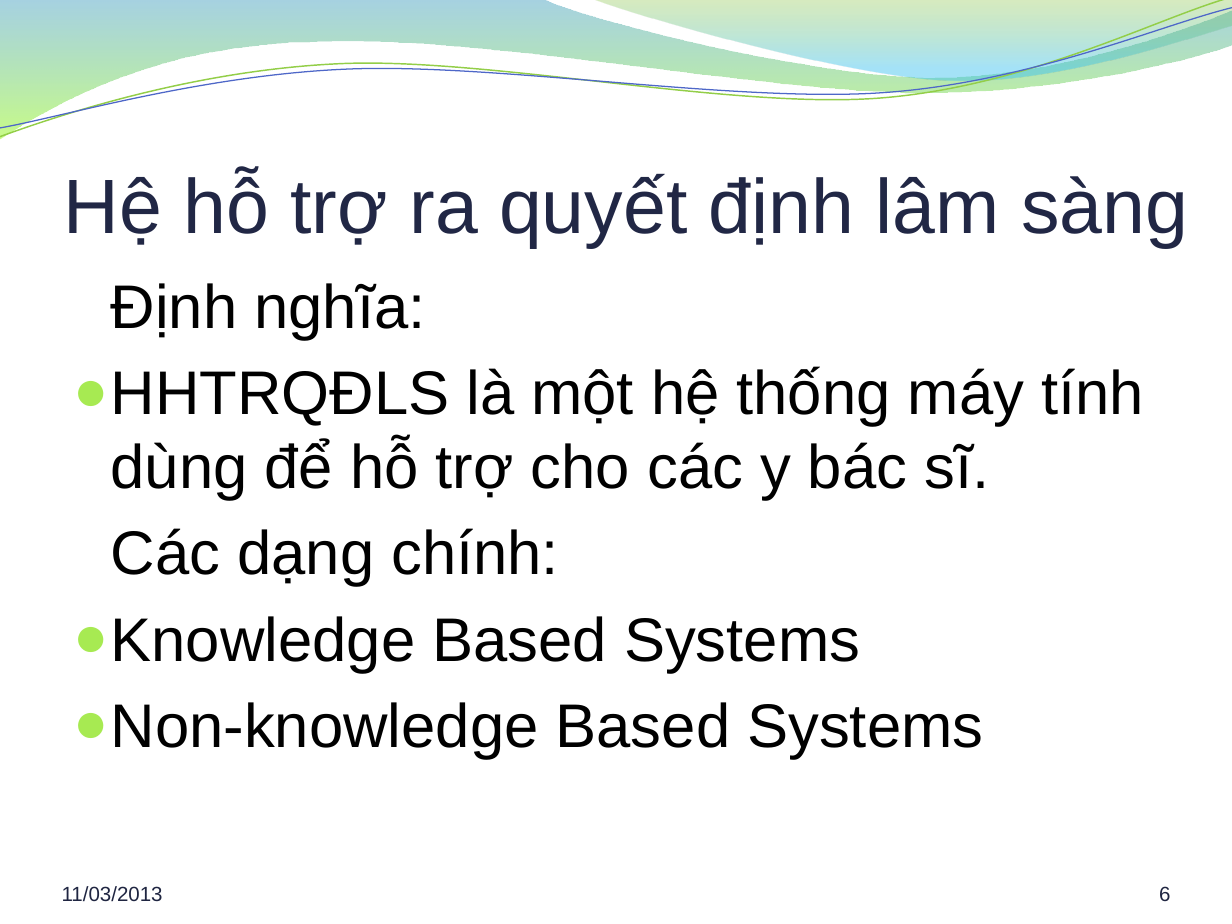
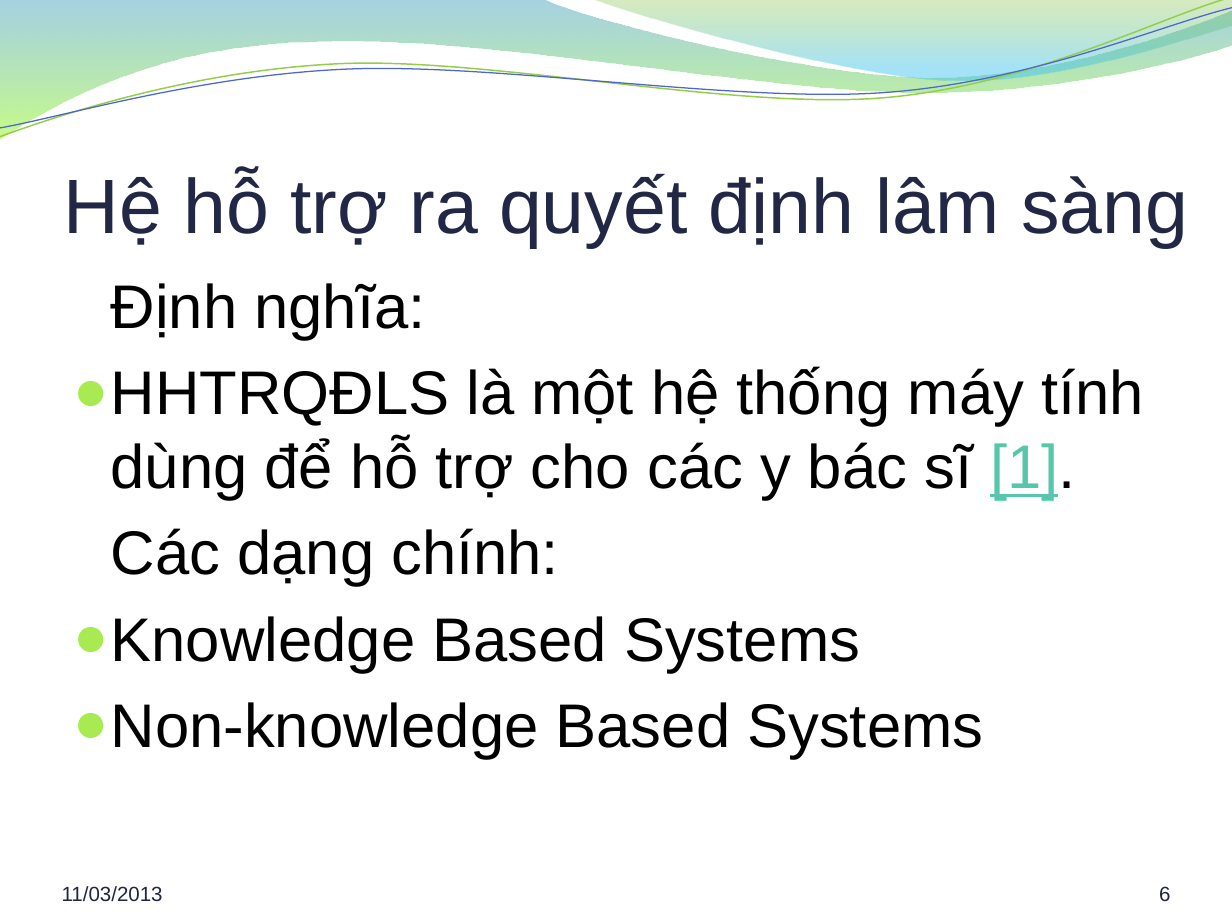
Before and after one commit to hung94it/benhvien, a slide deck: slide 6 of Diabetes/Documents/Report/Bao cao khoa luan.pptx. Drawn at 1232x924 pixels with LibreOffice and Linux fonts; fonts in the diff are those of the drawing; background and template pictures are left out. Boxes give left, top, right and bottom in pixels: in the first picture for what was removed or moved away, otherwise in the second. Text is boxed around its words. In the diff, an @@ line names an element or a change of style, - is before the commit and + after.

```diff
--- a/Diabetes/Documents/Report/Bao cao khoa luan.pptx
+++ b/Diabetes/Documents/Report/Bao cao khoa luan.pptx
@@ text at (x1=111, y1=366, x2=1144, y2=500): text changed @@
-● HHTRQĐLS là một hệ thống máy tính dùng để hỗ trợ cho các y bác sĩ.
+● HHTRQĐLS là một hệ thống máy tính dùng để hỗ trợ cho các y bác sĩ [1].
```
Also in this commit, not shown: 10 other slides changed, 2 slides added, 1 other file.
